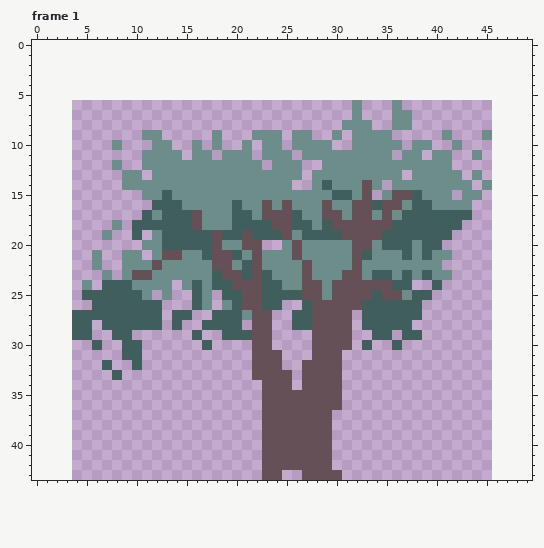
File history of a pixel-art file, src/art/tree.aseprite. The first picture shows the starting point.
42x38 pixels, 1 frame. Shown: frame 1. The old version is drawn lined up with the new one, on the new canvas. The commit also changed other frames, which this record leaves out.
The same view after the edit:
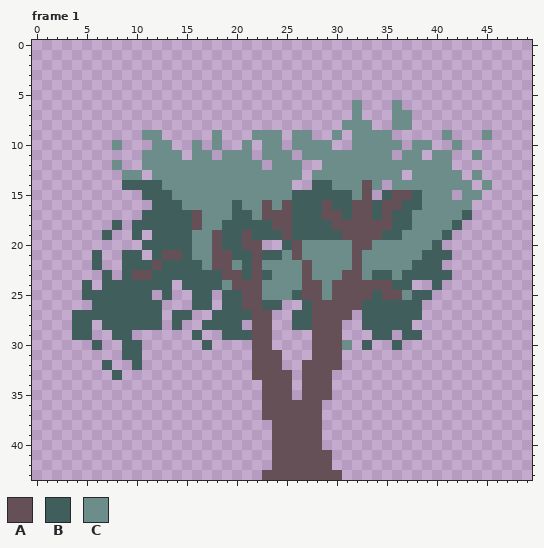
Palette (. is transparent): A #655057  B #3f5e5c  C #6d8d8a
From old to new:
canvas 42x38 -> 50x44, the old top-left corner now at 4,6
--- frame 1
@@ x 0..49 @@
 13 .........CC.CCCCCCCCCCCCCCC.CCCCCCCCC.CCCCC.C.....
-14 .........CCCCCCCCCCCCCCCCC..CBCCCAC.CCCCCCCC.C....
-15 ...........CCBCCCCCCCCCCCCCCCCBBCA.CAABCCC.CC.....
-16 ............BBBCCCCCBCCACACCCACCAABAACBBCCCC......
-17 ...........BCBBBACCCBBCAAABCCAACAACACBBBBBBB......
-18 ........C.BBBBBBACCCBBBBAABBCBAAAAAABBBBBBB.......
-19 .......C..B.CBBBBBABBABBBACBBBBAAAABBBBBBB........
-20 ...........CCBBBBBACCAA..CACCCCCAACBBBCBB.........
-21 ......C..CC.CAACCBAABCACCCACCCCCABCCCBCBCC........
-22 ......C..CCCACCCCCAACBACCCCACCCCACCCCCCCC.........
-23 .......C.CAACCCCCCBAABABCCCACCCAACBBCBCBCC........
-24 .....C.BBBCCCC.CBCBBAAABBCCAACAAAAAABB..B.........
-25 .....BBBBBBC.C..BC.BBAABBBBAACAAAABAACBB..........
-26 ......BBBBBBB...BC.CBAABB..BAAAAABBBBBB...........
-27 ....BBBBBBBBB.BB..BBBCAA..BBAAAA.BBBBBB...........
-28 ....BB.BBBBBB.B..BBBB.AA..BBAAAA.BBBBB............
-29 ....BB..BB......B..BBBAA....AAAA..BB.BB...........
-30 ......B..BB......B....AA....AAAA.B..B.............
+14 .........BBBBCCCCCCCCCCCCC..BBCCCAC.CCCCCCCC.C....
+15 ...........BBBCCCCCCCCCCCCBBBBBBCA.BAABCCC.CC.....
+16 ............BBBCCCCCBCCACABBBABBAABAABBCCCCC......
+17 ...........BBBBBACCCBBCAAABBBAABAABABBCCCCCB......
+18 ........B.BBBBBBACCBBBBBAABBBBAAAAAABBCCCCB.......
+19 .......B..B.BBBBCCABBABBBABBBBBAAAABBCCCCB........
+20 ...........BBBBBCCABBAA..BACCCCCAACCCCCCB.........
+21 ......B..BB.BAABCCAABBABBCACCCCCACCCCCCBBB........
+22 ......B..BBBABBBBCAACBACCCCACCCCACCCCCBBB.........
+23 .......B.BAABBBBBBBAABABCCCACCCAACBBCBBBBB........
+24 .....B.BBBBBBB.BBBBCAAACCCCAACAAAAAABB..B.........
+25 .....BBBBBBB.B..BB.BBAACCCBAACAAAABAACBB..........
+26 ......BBBBBBB...BB.BBAABB..BAAAAABBBBBB...........
+27 ....BBBBBBBBB.BB..BBBBAA..BBAAAA.BBBBBB...........
+28 ....BB.BBBBBB.B..BBBB.AA..BBAAA..BBBBB............
+29 ....BB..BB......B..BBBAA....AAA...BB.BB...........
+30 ......B..BB......B....AA....AAAC.B..B.............
 31 .........BB...........AAA...AAA...................
 32 .......B..B...........AAA..AAAA...................
-33 ........B.............AAAA.AAAA...................
-34 .......................AAA.AAAA...................
-35 .......................AAAAAAAA...................
-36 .......................AAAAAAAA...................
-37 .......................AAAAAAA....................
-38 .......................AAAAAAA....................
-39 .......................AAAAAAA....................
-40 .......................AAAAAAA....................
-41 .......................AAAAAAA....................
-42 .......................AAAAAAA....................
-43 .......................AA..AAAA...................
+33 ........B.............AAAA.AAA....................
+34 .......................AAA.AAA....................
+35 .......................AAA.AAA....................
+36 .......................AAAAAA.....................
+37 .......................AAAAAA.....................
+38 ........................AAAAA.....................
+39 ........................AAAAA.....................
+40 ........................AAAAA.....................
+41 ........................AAAAAA....................
+42 ........................AAAAAA....................
+43 .......................AAAAAAAA...................
Where, in picture pixels (left, top, right, bottom), the same in both pictures:
changed: (82, 180, 462, 320)
changed: (262, 320, 352, 480)
